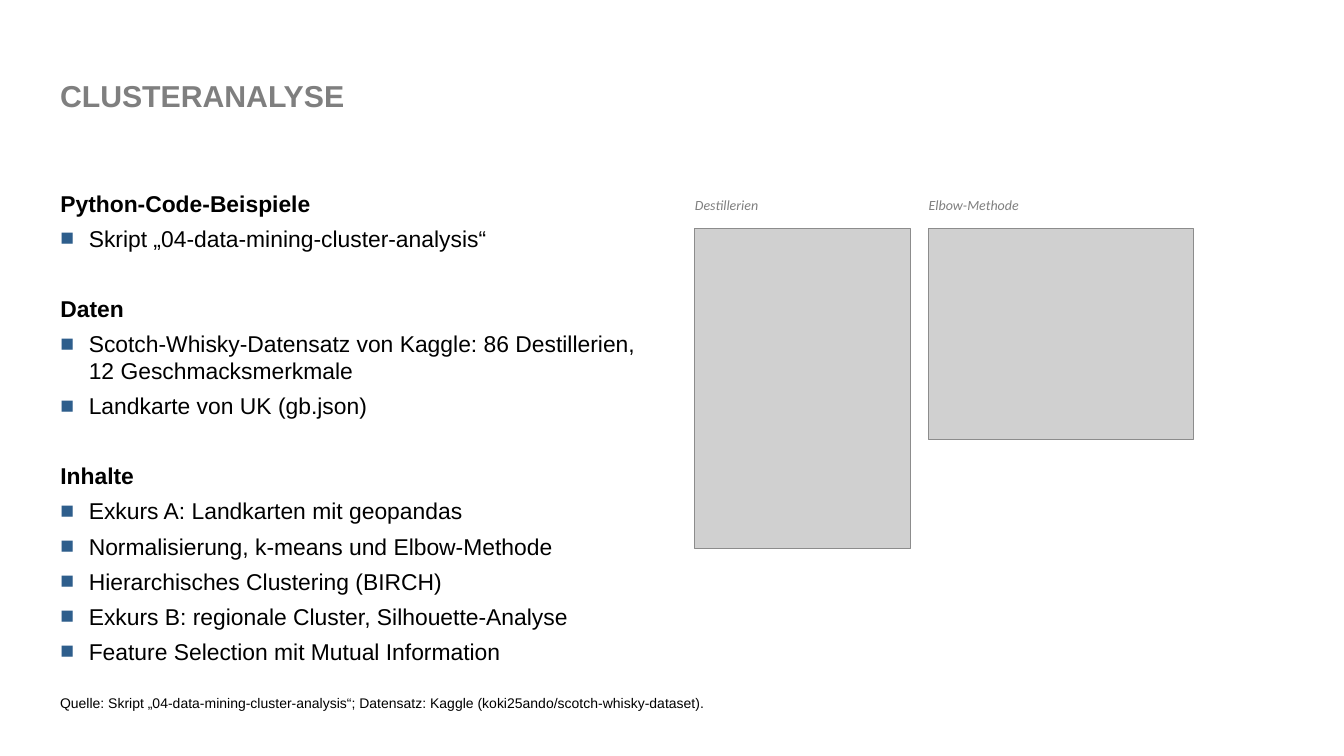
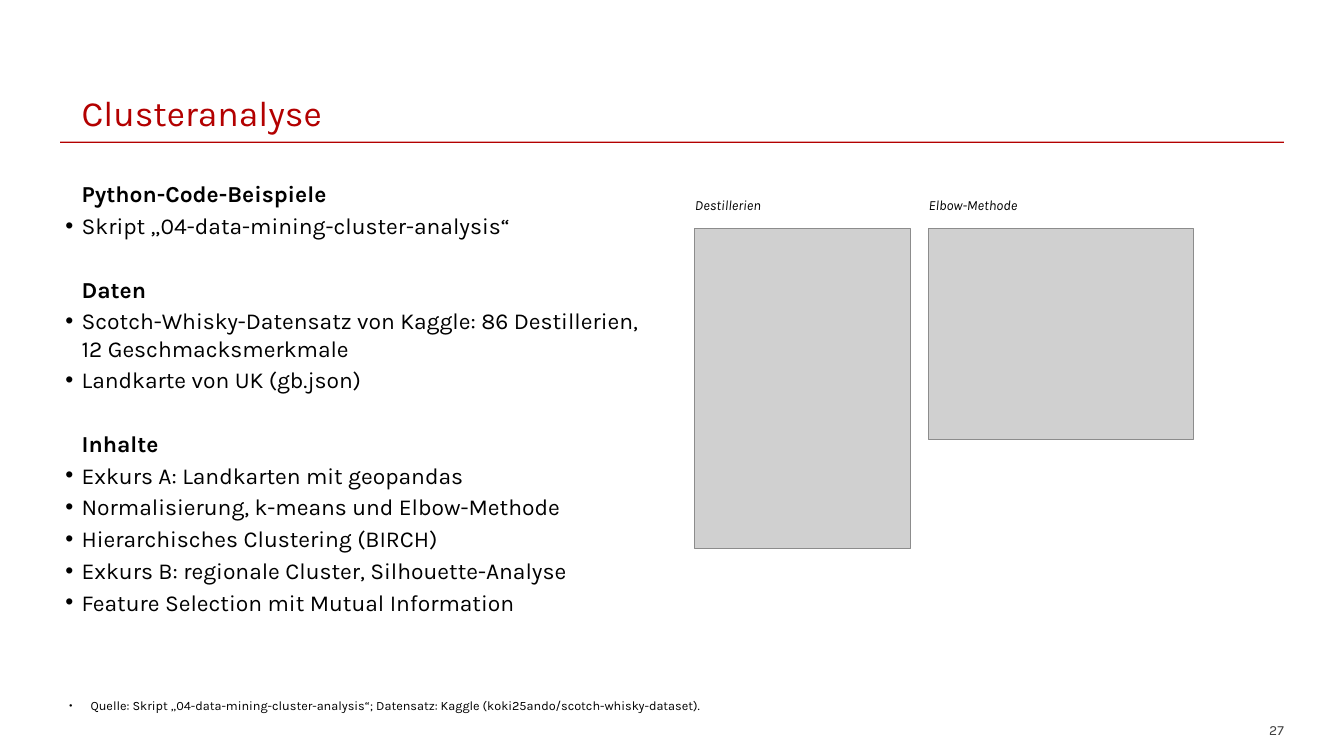
Before and after one commit to franzmohr/intro-data-mining-de, a slide deck: slide 27 of data-mining.odp. Drawn at 1344x756 pixels with LibreOffice and Linux fonts; fonts in the diff are those of the drawing; grey boxes stand for pictures. Boxes give left, top, right and bottom in pixels: in the first picture for what was removed or moved away, otherwise in the second. Text is boxed around its words. In the diff, an @@ line names an element or a change of style, - is before the commit and + after.

```diff
--- a/data-mining.odp
+++ b/data-mining.odp
@@ title "Clusteranalyse" at (82,101,322,134): vertical alignment middle to bottom @@
@@ title at (82,101,322,134): text changed; size 23.8 to 28 pt; font Arial to Karla; text colour #7F7F7F to #B30000; bold off @@
-CLUSTERANALYSE
+Clusteranalyse
@@ line added from (60, 143) to (1284, 143), #B30000 0.99 pt @@
@@ text "Python-Code-Beispiele" at (82,186,638,612): font Arial to Karla; indent changed; less space between paragraphs; bullet ■ to •; bullet colour #2E5E8C to #000000 @@
@@ text "Destillerien" at (695,200,761,210): font Calibri to Karla, text colour #7F7F7F to #000000 @@
@@ text "Elbow-Methode" at (929,200,1018,210): font Calibri to Karla, text colour #7F7F7F to #000000 @@
@@ text "Quelle: Skript „04-data-mining-cluster-analysis“; Datensatz: ...": place and size @@
-text "Quelle: Skript „04-data-mining-cluster-analysis“; Datensatz: ..." at (60,698,704,711)
+text "Quelle: Skript „04-data-mining-cluster-analysis“; Datensatz: ..." at (91,700,700,713)
@@ text "Quelle: Skript „04-data-mining-cluster-analysis“; Datensatz: ..." at (91,700,700,713): size 11 to 10 pt, font Arial to Karla; bullet none to ●; less space between paragraphs @@
@@ page number added at (1269,726,1284,735), 11 pt, text #404040 @@
+27
```
Also in this commit, not shown: 31 other slides changed.
